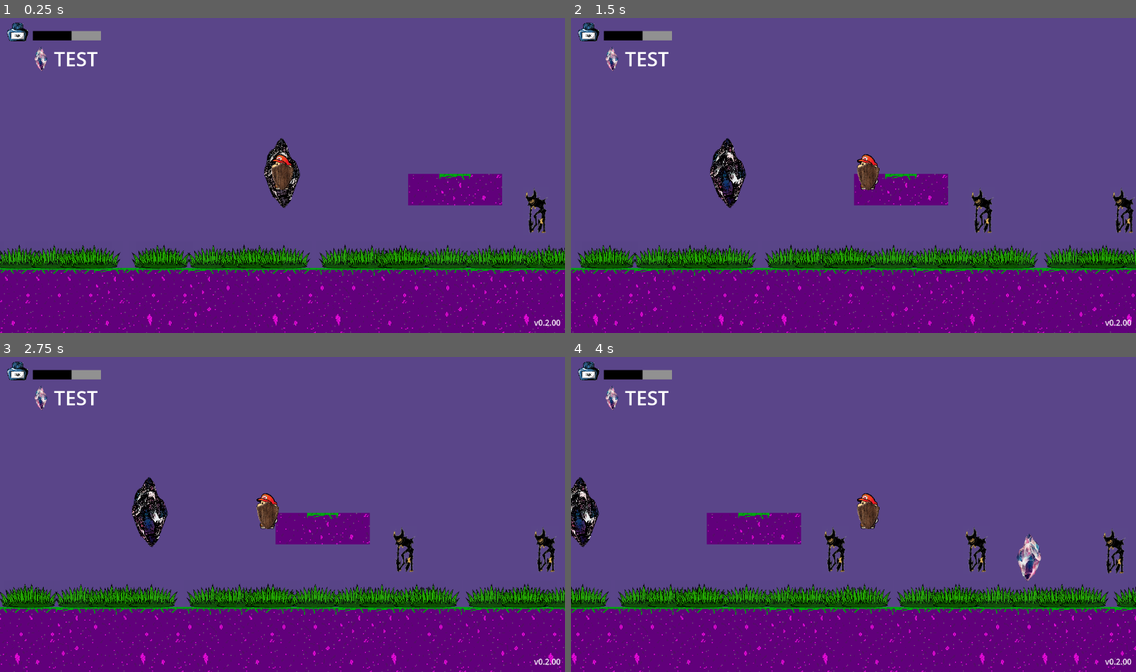
Above: before the commit, frames 1-4 (two rows, left to right).
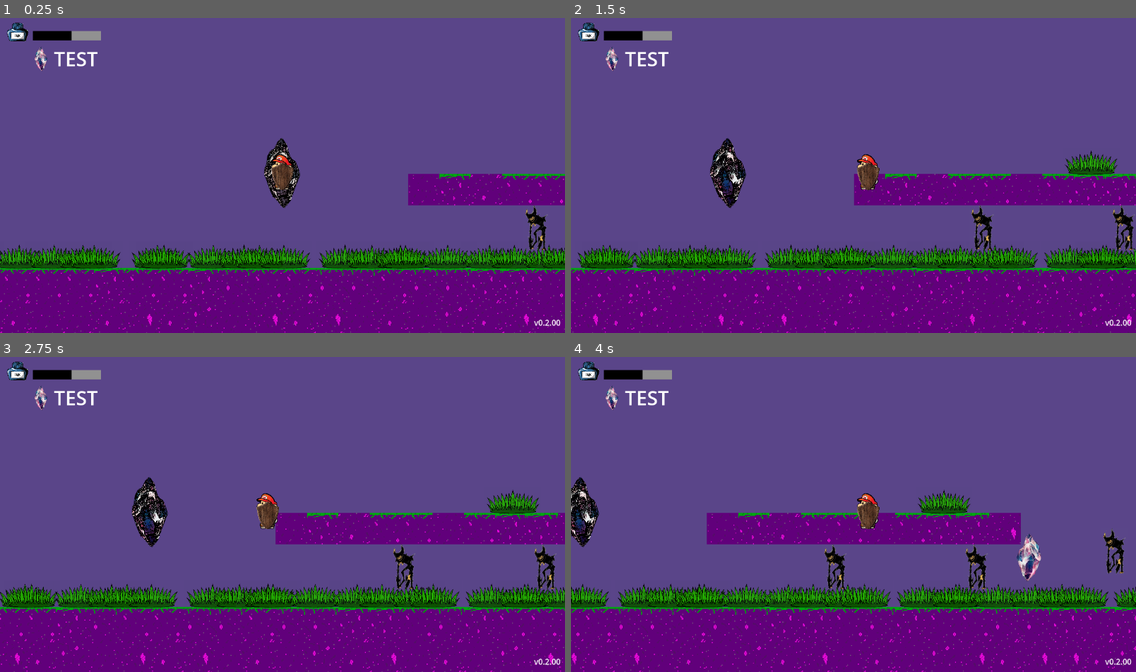
Above: after the commit, the same moments.

Repository: Jontaybr24/ShardsOfEikyo
Game: Godot game, scene res://Scenes/Levels/arena.tscn
The game is run twice, just before and just after one commit, with the same random seed, the same clock (stepped at 60 frames per second) and the same inputs. Sound files missing from this copy of the repository are replaced by a short silence.
Inputs:
- Up to frame 1 (0.25 s): no input
- Up to frame 2 (1.5 s): tap Enter (confirm) at 0.5 s; hold Shift (dash) 0.53-1.28 s; hold Right (right) from 0.53 s (still down); tap Space (jump) at 0.77 s; tap S (heal) at 0.8, 1.35 s
- Up to frame 3 (2.75 s): tap Space (jump) at 1.52 s; tap Shift (dash) at 1.55 s; release Right (right) at 2.03 s; hold Left (left) from 2.03 s (still down); hold A (attack) from 2.03 s (still down); tap S (heal) at 2.3 s
- Up to frame 4 (4 s): release Left (left) at 2.78 s; release A (attack) at 2.78 s; hold Right (right) from 2.78 s (still down); tap D (block) at 2.85 s; tap Space (jump) at 3.02, 3.77 s; tap Shift (dash) at 3.05 s; hold C (channel_hold) from 3.53 s (still down); tap S (heal) at 3.8 s

The runs differ from the first frame. In frame 1, 1.4% of the frame differs, in the area x 88-100%, y 49-74%; in frame 2, 4.4%; in frame 3, 4.5%; in frame 4, 4.8%, in the area x 40-80%, y 42-74%.
Error in both runs: Invalid access to property or key 'ELEMENTS' on a base object of type 'Nil'. (res://Scripts/naiko.gd:17)

Commit message:
added more player sound effects

Diff:
--- a/Scenes/Levels/arena.tscn
+++ b/Scenes/Levels/arena.tscn
@@ -121,7 +121,7 @@
 [node name="TileMap" type="TileMapLayer" parent="." unique_id=784426960 groups=["Solid", "TileMap"]]
 texture_filter = 1
 scale = Vector2(2, 2)
-tile_map_data = PackedByteArray("AAD3/wMAAgABAAAAAAD4/wMAAgA …(23856 unchanged characters)… BAAEAAAAGAAAAAgACAAEAAAAFAAAAAgAAAAAAAAA=")
+tile_map_data = PackedByteArray("AAD3/wMAAgABAAAAAAD4/wMAAgA …(23856 unchanged characters)… BAAEAAAAGAAAAAgACAAEAAAAFAAAAAgAAAAAAAAAHAAAAAgABAAAAAAAIAAAAAgABAAAAAAAKAAAAAgABAAAAAAALAAAAAgAAAAAAAAAMAAAAAgAAAAAAAAAJAAAAAgABAAEAAAANAAAAAgAAAAEAAAA=")
 tile_set = SubResource("TileSet_bbwlw")
 script = ExtResource("2_gcjo0")
 grass = ExtResource("3_54ufs")
--- a/Scenes/naiko.tscn
+++ b/Scenes/naiko.tscn
@@ -24,6 +24,7 @@
 [ext_resource type="Script" uid="uid://1da4ba3xj7n1" path="res://Scripts/States/Player/PlayerSlam.gd" id="18_0di8p"]
 [ext_resource type="PackedScene" uid="uid://uducaxmreo5a" path="res://Scenes/type_indicator.tscn" id="19_36hgu"]
 [ext_resource type="Script" uid="uid://blojh0cqgv23b" path="res://Scripts/States/Player/PlayerClimb.gd" id="21_1gk4c"]
+[ext_resource type="AudioStream" uid="uid://62s2xm6lujxc" path="res://Assets/Audio/HealFX1.wav" id="22_ablot"]
 
 [sub_resource type="ShaderMaterial" id="ShaderMaterial_6xrbi"]
 
@@ -766,12 +767,15 @@
 player = NodePath("../..")
 metadata/_custom_type_script = "uid://bi37dy670y1hn"
 
-[node name="Heal" type="Node" parent="State Machine" unique_id=2137513481]
+[node name="Heal" type="Node" parent="State Machine" unique_id=2137513481 node_paths=PackedStringArray("player")]
 script = ExtResource("16_13egm")
+healSFX = ExtResource("22_ablot")
+player = NodePath("../..")
 metadata/_custom_type_script = "uid://ds312yohc2c5w"
 
-[node name="Slam" type="Node" parent="State Machine" unique_id=1912798029]
+[node name="Slam" type="Node" parent="State Machine" unique_id=1912798029 node_paths=PackedStringArray("player")]
 script = ExtResource("18_0di8p")
+player = NodePath("../..")
 metadata/_custom_type_script = "uid://1da4ba3xj7n1"
 
 [node name="Climb" type="Node" parent="State Machine" unique_id=1050667817 node_paths=PackedStringArray("player")]
@@ -790,7 +794,9 @@
 [node name="CollisionShape2D" type="CollisionShape2D" parent="Collection Magnet" unique_id=264863265]
 shape = SubResource("CircleShape2D_1gk4c")
 
-[node name="AudioStreamPlayer2D" type="AudioStreamPlayer2D" parent="." unique_id=1173889767]
+[node name="AudioIn" type="AudioStreamPlayer2D" parent="." unique_id=1173889767]
+
+[node name="AudioOut" type="AudioStreamPlayer2D" parent="." unique_id=1729091045]
 
 [connection signal="area_entered" from="Interaction" to="." method="_on_interaction_area_entered"]
 [connection signal="area_exited" from="Interaction" to="." method="_on_interaction_area_exited"]
--- a/Scripts/States/Player/PlayerHeal.gd
+++ b/Scripts/States/Player/PlayerHeal.gd
@@ -6,6 +6,7 @@
 var heal_count = 0
 var heal_timer = 0
 var regen_rate = 5
+@export var healSFX : AudioStream
 
 func Enter():
 	super.Enter()
@@ -25,5 +26,7 @@
 		heal_count += 1
 		player.current_ink = clamp(player.current_ink + regen_rate, 0, player.data.max_ink)
 		player.healing_objects.back().take_damage(regen_rate)
+		player.audio_out.stream = healSFX
+		player.audio_out.play()
 		heal_timer = clamp(heal_time - (succesive_heal_shave * heal_count), 0.1, heal_time)
 		player.emit_signal("ink_changed", player.current_ink)
--- a/Scripts/naiko.gd
+++ b/Scripts/naiko.gd
@@ -34,10 +34,11 @@
 @onready var collision: CollisionShape2D = $Interaction/CollisionShape2D
 @onready var state_machine = $"State Machine"
 @onready var indicator: Node2D = $"Type Indicator"
-@onready var audio_player: AudioStreamPlayer2D = $AudioStreamPlayer2D
+@onready var audio_in: AudioStreamPlayer2D = $AudioIn
+@onready var audio_out: AudioStreamPlayer2D = $AudioOut
 @onready var sprite: AnimatedSprite2D = $AnimatedSprite2D
 
-@export_category("Overides")
+@export_group("Overides")
 @export var unlock_abilities = false
 @export var dash_unlocked = false
 @export var block_unlocked = false
@@ -49,6 +50,8 @@
 
 @export_group("Sounds")
 @export var shield_break : AudioStream
+@export var damage : AudioStream
+@export var dash : AudioStream
 
 var tilemap : TileMapLayer
 var current_tile
@@ -302,6 +305,9 @@
 	var distance = global_position.x - source.x
 	var dir = sign(distance)
 	print(dmg * res.scalar, " damage taken")
+	print(res.SFX)
+	audio_in.stream = res.SFX
+	audio_in.play()
 	if kb == Vector2():
 		kb = knockback
 
@@ -318,8 +324,8 @@
 			shield.material.set_shader_parameter("tint", Color.WHITE)
 			return
 		else:
-			audio_player.stream = shield_break
-			audio_player.play()
+			audio_in.stream = shield_break
+			audio_in.play()
 			shield_broke = true
 			shield.material.set_shader_parameter("tint", Color.RED)
 			emit_signal("shield_available", not shield_broke)
